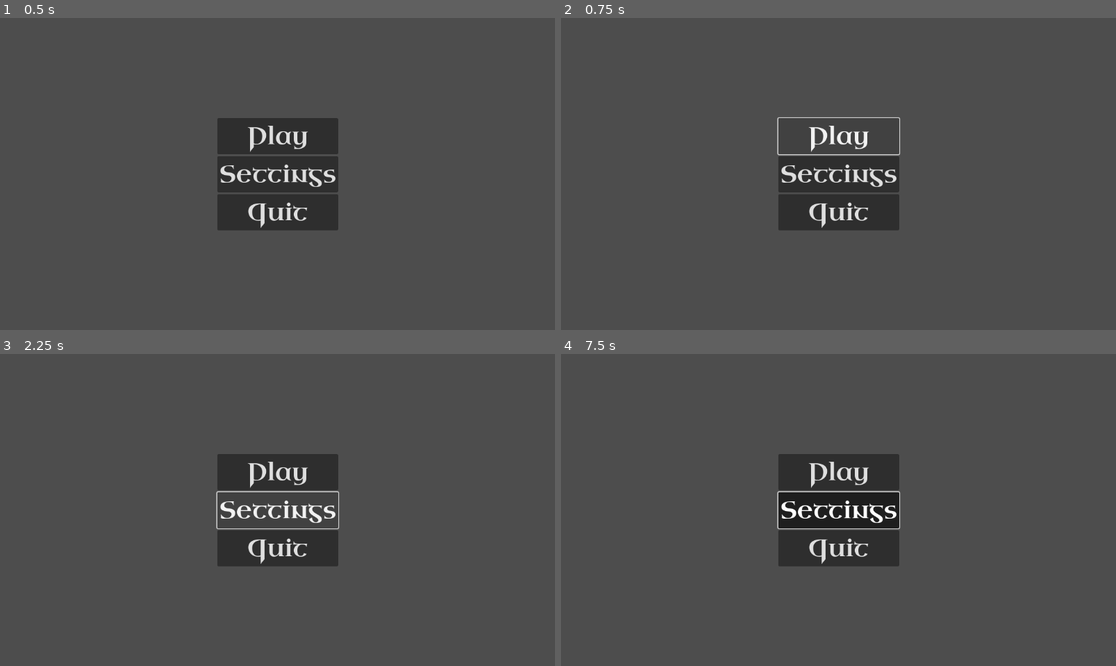
Above: before the commit, frames 1-4 (two rows, left to right).
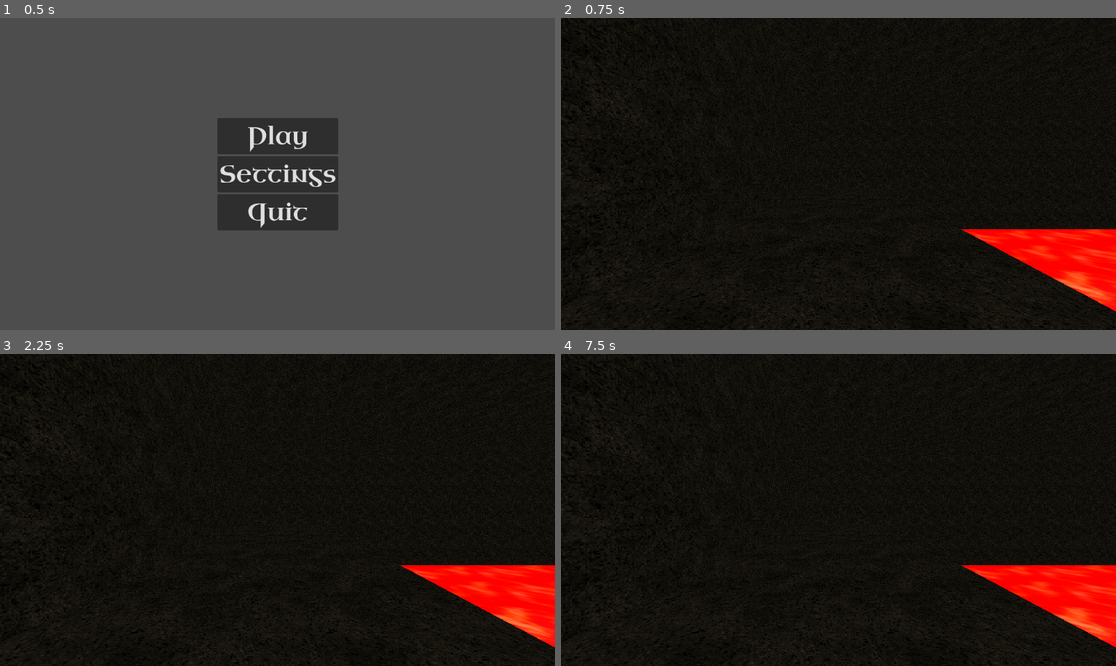
Above: after the commit, the same moments.

Repository: P3-J/jamjamjam
Game: Godot game, scene res://src/scenes/main_menu.tscn
Two runs of this game, one before a commit and one after it. Both use one fixed random seed, a clock stepped at 60 frames per second and the inputs below.
Inputs (mouse positions are in pixels of both pictures, inside the frame that each line leads up to):
- Up to frame 1 (0.5 s): no input
- Up to frame 2 (0.75 s): click "Play" at 0.5 s
- Up to frame 3 (2.25 s): click (277, 472) at 1.25 s, where only the run before the commit has a clickable "Play"; click (277, 510) at 2 s, where only the run before the commit has a clickable "Settings"
- Up to frame 4 (7.5 s): move the mouse to (960, 494) at 2.77 s; hold D (right) 2.78-3.53 s; click (960, 494) at 2.92 s; move the mouse to (727, 525) at 3.52 s; hold S (down) 3.53-4.28 s; move the mouse to (894, 441) at 4.27 s; hold D (right) 4.28-5.03 s; move the mouse to (810, 572) at 5.02 s; hold W (up) 5.03-5.78 s; click (810, 572) at 5.17 s; move the mouse to (1005, 556) at 5.77 s; hold A (left) 5.78-7.28 s; move the mouse to (672, 463) at 6.52 s; move the mouse to (866, 510) at 7.27 s; hold S (down) from 7.28 s (still down); click (866, 510) at 7.42 s

Frame 1 is identical in both runs. In frame 2, 100% of the frame differs, in the area x 0-100%, y 0-100%; in frame 3, 100%; in frame 4, 98%.
Error after the commit: Parse Error: Used tab character for indentation instead of space as used before in the file. (res://src/scripts/player.gd:24)

Commit message:
world fix

Diff:
--- a/src/scenes/world.tscn
+++ b/src/scenes/world.tscn
@@ -1,5 +1,4 @@
-[gd_scene load_steps=36 format=4 uid="uid://bkoasxvpq0gjv"]
-[gd_scene load_steps=49 format=4 uid="uid://bkoasxvpq0gjv"]
+[gd_scene load_steps=50 format=4 uid="uid://bkoasxvpq0gjv"]
 
 [ext_resource type="PackedScene" uid="uid://bn5kewb311n14" path="res://src/scenes/pause_menu.tscn" id="1_0qpcy"]
 [ext_resource type="Script" path="res://addons/qodot/src/nodes/qodot_map.gd" id="1_grcaj"]
@@ -180,6 +179,7 @@
 process_mode = 3
 visible = false
 layout_mode = 1
+
 [node name="WorldEnvironment" type="WorldEnvironment" parent="."]
 environment = SubResource("Environment_tvsks")
 
Not shown: 1 places in src/scenes/world.tscn that only renumber resources
